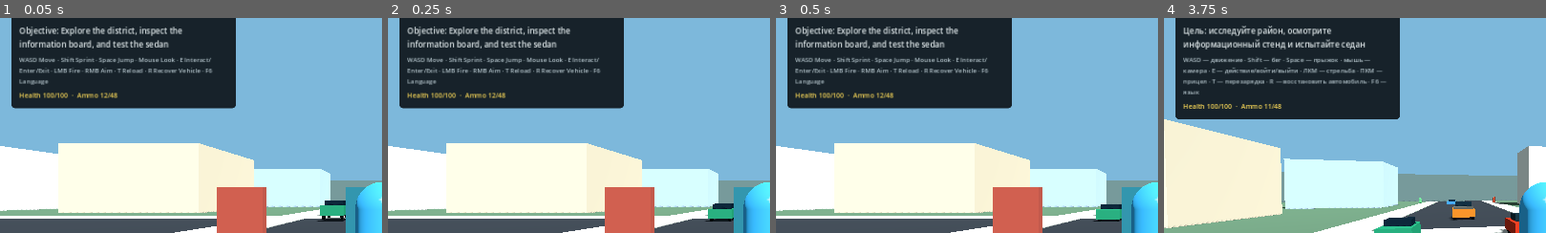
Above: before the commit, frames 1-4 (left to right).
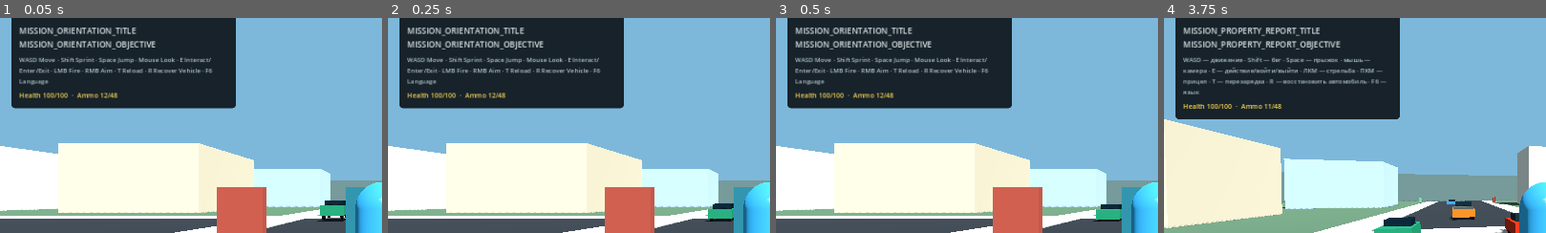
Above: after the commit, the same moments.

Repository: KenlikDev/sunshine-state
Game: Godot game, scene res://scenes/bootstrap/main.tscn
Two runs of this game, one before a commit and one after it. Both use one fixed random seed, a clock stepped at 60 frames per second and the inputs below.
Inputs (mouse positions are % of the whole screen's width and height, from its top left):
- Up to frame 1 (0.05 s): no input
- Up to frame 2 (0.25 s): no input
- Up to frame 3 (0.5 s): no input
- Up to frame 4 (3.75 s): tap E (interact) at 0.5, 2, 2.1, 2.75 s; move the mouse to (55, 50) at 0.52 s; hold Right mouse button (aim_weapon) 0.53-1.28 s; hold W (move_forward) from 0.53 s (still down); tap Space (jump) at 0.77, 1.52, 3.02 s; move the mouse to (45, 50) at 1.27 s; click (45, 50) at 1.35 s; move the mouse to (52, 48) at 2.02 s; move the mouse to (49, 52) at 2.77 s; tap Shift (sprint) at 2.85 s; move the mouse to (57, 51) at 3.52 s; hold F6 (toggle_language) from 3.53 s (still down)
The pictures show only the part of the screen within x 0-50%, y 8-58%; the shares and areas given below are measured in that part.

The runs differ from the first frame. In frame 1, 1.9% of the frame differs, in the area x 5-48%, y 4-15%; in frame 2, 1.9%; in frame 3, 1.9%; in frame 4, 2.1%, in the area x 5-53%, y 3-15%.
Error in both runs: Invalid call. Nonexistent function 'get_save_data' in base 'Node (wanted_system.gd)'. (res://scripts/systems/save_service.gd:111)

Commit message:
feat: show mission objectives and save/load feedback in the HUD

Diff:
--- a/scripts/ui/game_hud.gd
+++ b/scripts/ui/game_hud.gd
@@ -89,6 +89,11 @@
 
 	WantedSystem.wanted_level_changed.connect(_on_wanted_level_changed)
 	WantedSystem.wanted_state_changed.connect(_on_wanted_state_changed)
+	MissionService.mission_state_changed.connect(_on_mission_state_changed)
+	MissionService.mission_completed.connect(_on_mission_completed)
+	MissionService.mission_failed.connect(_on_mission_failed)
+	MissionService.mission_restarted.connect(_on_mission_restarted)
+	SaveService.save_status_changed.connect(_on_save_status_changed)
 
 	var crosshair := Label.new()
 	crosshair.name = "Crosshair"
@@ -181,6 +186,7 @@
 	_status_label.text = Localization.translate_key(_status_key)
 	_refresh_interaction_prompt()
 	_refresh_wanted_status()
+	_refresh_mission_status()
 
 
 func _refresh_interaction_prompt() -> void:
@@ -256,3 +262,51 @@
 
 func _on_ammo_changed(_current_ammo: int, _reserve_ammo: int) -> void:
 	_refresh_combat_status()
+
+
+
+func _refresh_mission_status() -> void:
+	if not is_instance_valid(_objective_label):
+		return
+	var mission: Dictionary = MissionService.get_active_mission()
+	if mission.is_empty():
+		_objective_label.text = Localization.translate_key("HUD_ALL_MISSIONS_COMPLETE")
+		return
+
+	var title: String = Localization.translate_key(String(mission.get("title_key", "HUD_OBJECTIVE")))
+	var objective: String = Localization.translate_key(String(mission.get("objective_key", "HUD_OBJECTIVE")))
+	var state: String = String(mission.get("state", "ACTIVE"))
+	_objective_label.text = "%s\n%s" % [title, objective]
+	if state == "FAILED":
+		_objective_label.text += "\n" + Localization.translate_key("HUD_MISSION_FAILED_HINT")
+
+
+func _on_mission_state_changed(_mission_id: String, _state: String) -> void:
+	_refresh_mission_status()
+
+
+func _on_mission_completed(_mission_id: String, _reward: int) -> void:
+	_status_key = "MESSAGE_MISSION_COMPLETED"
+	if is_instance_valid(_status_label):
+		_status_label.text = Localization.translate_key(_status_key)
+	_refresh_mission_status()
+
+
+func _on_mission_failed(_mission_id: String, reason_key: String) -> void:
+	_status_key = reason_key
+	if is_instance_valid(_status_label):
+		_status_label.text = Localization.translate_key(_status_key)
+	_refresh_mission_status()
+
+
+func _on_mission_restarted(_mission_id: String) -> void:
+	_status_key = "MESSAGE_MISSION_RESTARTED"
+	if is_instance_valid(_status_label):
+		_status_label.text = Localization.translate_key(_status_key)
+	_refresh_mission_status()
+
+
+func _on_save_status_changed(message_key: String) -> void:
+	_status_key = message_key
+	if is_instance_valid(_status_label):
+		_status_label.text = Localization.translate_key(_status_key)
